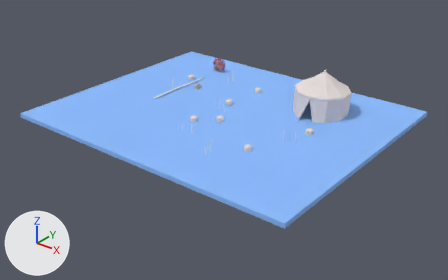
The Blender file COP 4331 - Space Shooter 3D/Assets/Art/Level/Clownhouse.blend: old version first, new version second.
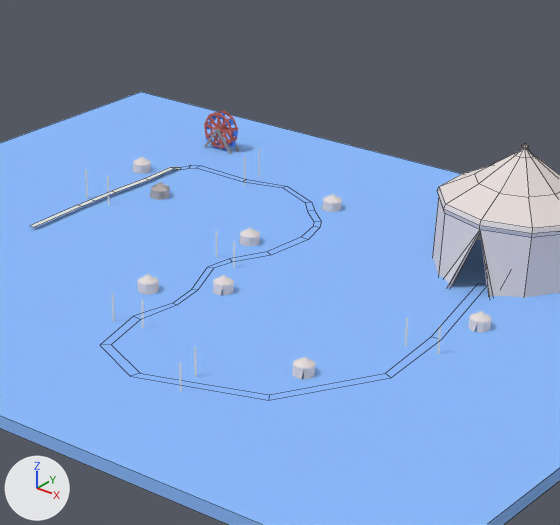
Each version is shown whole from a 50 mm lens placed at (121.8, -135.0, 68.9), pointed at (25.5, -14.7, -5.7), then close up on the part from 32% to 75% of the width and 7% to 72% of the height. Every picture has the same lights, and +X, +Y and +Z are marked at lower left. The close-ups show mesh edges as thin lines.
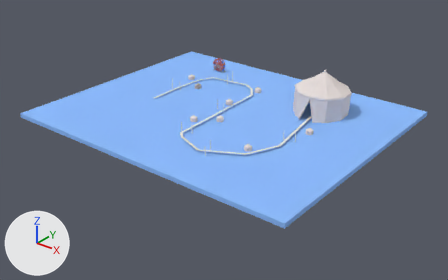
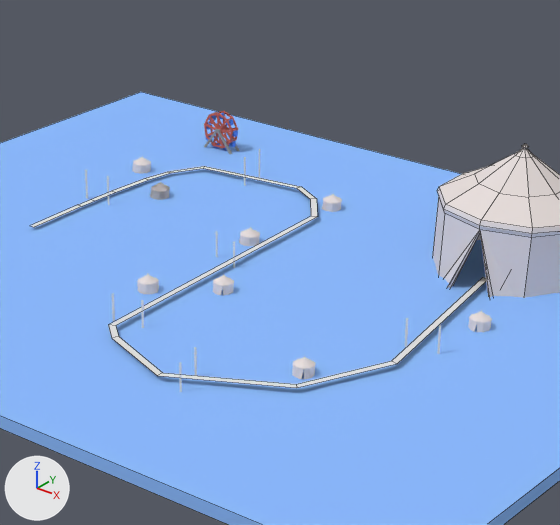
Diff of the bpy script that builds the scene:
```diff
--- a/COP 4331 - Space Shooter 3D/Assets/Art/Level/Clownhouse.blend.py
+++ b/COP 4331 - Space Shooter 3D/Assets/Art/Level/Clownhouse.blend.py
@@ me_plane @@
 # used by ob_plane; location = (-0.12, -7.48, 0.55)
-me_plane.from_pydata(...)  # 56 vertices, 27 faces; spans x -0.4..47.5, y -26.8..18.0, z -0.4..0.0
+me_plane.from_pydata(...)  # 32 vertices, 15 faces; spans x -0.4..47.0, y -26.2..17.5, z 0.0..0.2
+# me_plane part 1
+# 38 vertices are removed from x 0.4..47.5, y -26.8..17.2, z -0.4
+# 20 faces are deleted
+# 8 vertices move from x -0.2..12.8, y 13.8..18.0, z -0.4..0.0 to x 0.4..21.5, y 11.3..16.3, z 0.0..0.2
+# 14 vertices are added at x 14.9..47.0, y -26.2..17.5, z 0.2
+# 8 new faces join them
```

What differs and where, as boxes (x1, y1, x2, y2) in the close-ups (560 x 525 px):
'Plane', reshaped: before (31, 167, 180, 227); after (31, 166, 486, 388)
part 1 of me_plane, cut back: before (145, 167, 180, 180); after (108, 166, 486, 388)
